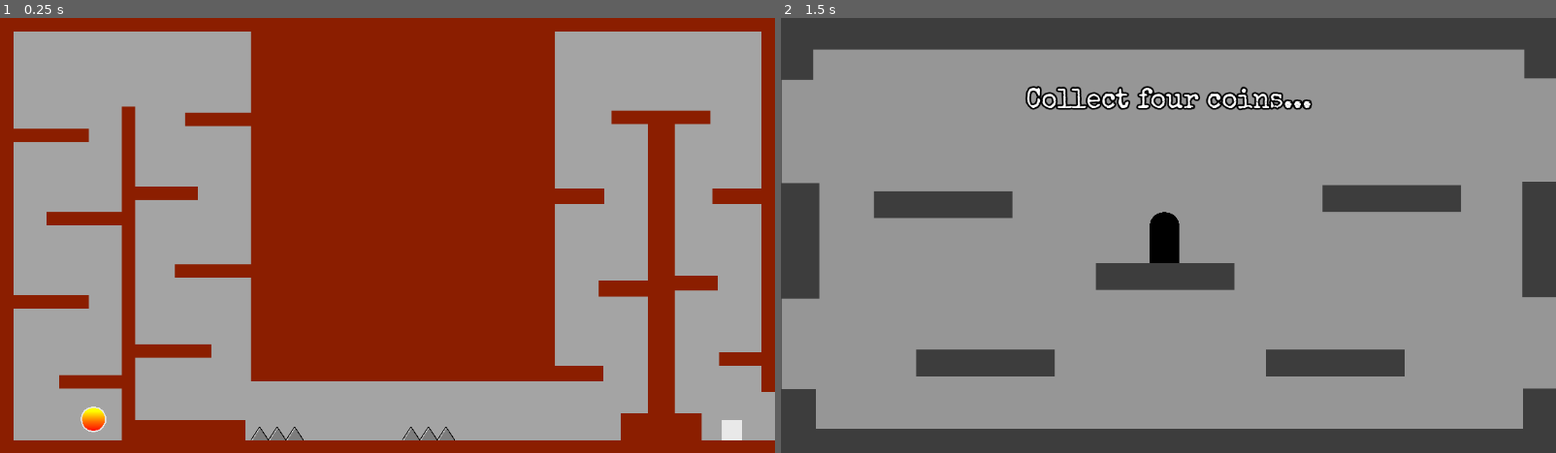
Above: before the commit, frames 1-2 (left to right).
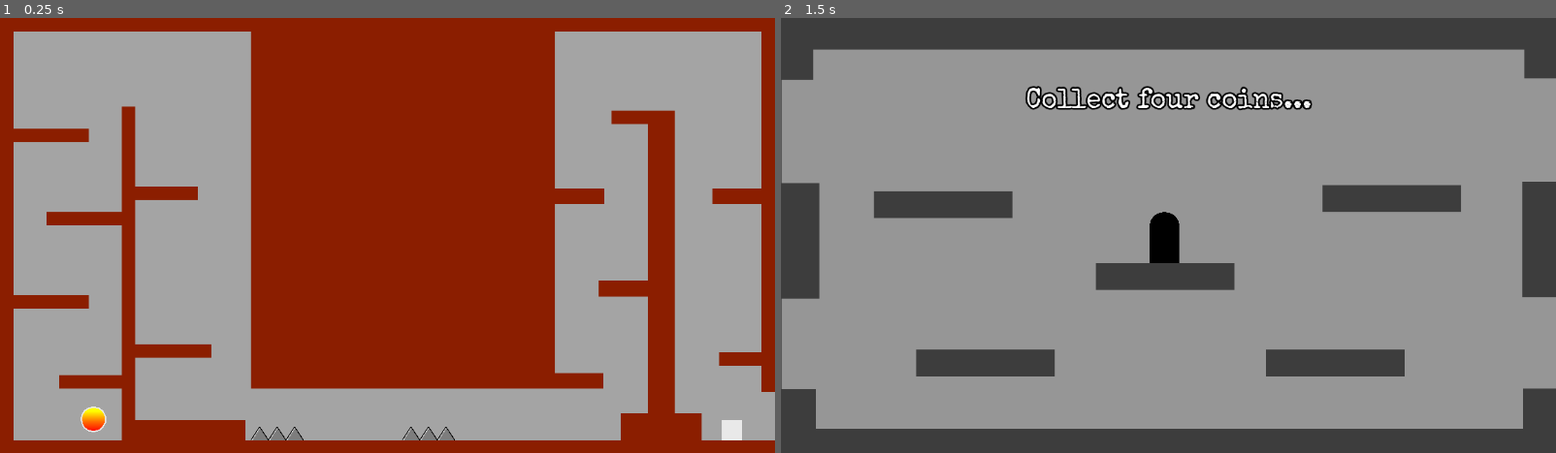
Above: after the commit, the same moments.

Repository: asundar-mags/the-grimstone-digital-tech
Game: Godot game, scene res://scenes/firemap.tscn
The game is run twice, just before and just after one commit, with the same random seed, the same clock (stepped at 60 frames per second) and the same inputs. This scene is started directly instead of the project's main scene.
Inputs:
- Up to frame 1 (0.25 s): no input
- Up to frame 2 (1.5 s): tap Enter at 0.5 s; hold Right (ui_right) from 0.53 s (still down); tap Keypad Enter (ui_accept) at 0.77, 1.25 s

The runs differ from the first frame. In frame 1, 1.9% of the frame differs, in the area x 22-93%, y 21-86%; in frame 2, nothing differs.

Commit message:
Edits to firemap to incorporate more double jump physics, as per alpha testing

Diff:
--- a/the-grimstone/scenes/firemap.tscn
+++ b/the-grimstone/scenes/firemap.tscn
@@ -28,17 +28,14 @@
 [sub_resource type="RectangleShape2D" id="RectangleShape2D_w7dki"]
 size = Vector2(63, 20)
 
-[sub_resource type="RectangleShape2D" id="RectangleShape2D_f5i8p"]
-size = Vector2(64, 22)
-
 [sub_resource type="RectangleShape2D" id="RectangleShape2D_dpp6j"]
 size = Vector2(73, 23)
 
 [sub_resource type="RectangleShape2D" id="RectangleShape2D_2x10e"]
-size = Vector2(147, 20)
+size = Vector2(94, 20)
 
 [sub_resource type="RectangleShape2D" id="RectangleShape2D_555bd"]
-size = Vector2(42, 521)
+size = Vector2(42, 532)
 
 [sub_resource type="RectangleShape2D" id="RectangleShape2D_nbel3"]
 size = Vector2(73, 22.5)
@@ -53,7 +50,7 @@
 size = Vector2(40, 40)
 
 [sub_resource type="RectangleShape2D" id="RectangleShape2D_6aqas"]
-size = Vector2(410.5, 521)
+size = Vector2(410.5, 531)
 
 [sub_resource type="RectangleShape2D" id="RectangleShape2D_uljru"]
 size = Vector2(20, 497)
@@ -63,9 +60,6 @@
 
 [sub_resource type="RectangleShape2D" id="RectangleShape2D_2ifnb"]
 size = Vector2(164, 30)
-
-[sub_resource type="RectangleShape2D" id="RectangleShape2D_csi4w"]
-size = Vector2(98, 20)
 
 [sub_resource type="Gradient" id="Gradient_wrj83"]
 offsets = PackedFloat32Array(0, 0.42207792, 0.83116883)
@@ -117,6 +111,7 @@
 position = Vector2(1088, 614)
 Respawn = NodePath("../Spawn")
 coin = NodePath("../Fire coin")
+max_jumps = 2
 
 [node name="Camera" type="Camera2D" parent="Player" unique_id=737198682]
 limit_left = 0
@@ -152,133 +147,112 @@
 offset_bottom = 629.0
 color = Color(0.54509807, 0.11764706, 0, 1)
 
-[node name="Platform #3" type="ColorRect" parent="." unique_id=930568851]
-offset_left = 275.0
-offset_top = 141.0
-offset_right = 373.0
-offset_bottom = 161.0
-color = Color(0.54509807, 0.11764706, 0, 1)
-
-[node name="Platform #4" type="ColorRect" parent="." unique_id=159645885]
+[node name="Platform #3" type="ColorRect" parent="." unique_id=159645885]
 offset_left = 1069.0
 offset_top = 498.0
 offset_right = 1132.0
 offset_bottom = 518.0
 color = Color(0.54509807, 0.11764706, 0, 1)
 
-[node name="Platform #5" type="ColorRect" parent="." unique_id=1190334349]
+[node name="Platform #4" type="ColorRect" parent="." unique_id=1190334349]
 offset_left = 890.0
 offset_top = 391.0
 offset_right = 963.0
 offset_bottom = 415.0
 color = Color(0.54509807, 0.11764706, 0, 1)
 
-[node name="Platform #6" type="ColorRect" parent="." unique_id=1447809942]
+[node name="Platform #5" type="ColorRect" parent="." unique_id=1447809942]
 offset_left = 825.0
 offset_top = 254.0
 offset_right = 898.0
 offset_bottom = 277.0
 color = Color(0.54509807, 0.11764706, 0, 1)
 
-[node name="Platform #7" type="ColorRect" parent="." unique_id=1086271771]
-offset_left = 1003.0
-offset_top = 384.0
-offset_right = 1067.0
-offset_bottom = 406.0
-color = Color(0.54509807, 0.11764706, 0, 1)
-
-[node name="Platform #8" type="ColorRect" parent="." unique_id=1696774071]
+[node name="Platform #6" type="ColorRect" parent="." unique_id=1696774071]
 offset_left = 201.0
 offset_top = 251.0
 offset_right = 294.0
 offset_bottom = 271.0
 color = Color(0.54509807, 0.11764706, 0, 1)
 
-[node name="Platform #9" type="ColorRect" parent="." unique_id=891408056]
+[node name="Platform #7" type="ColorRect" parent="." unique_id=891408056]
 offset_left = 201.0
 offset_top = 486.0
 offset_right = 314.0
 offset_bottom = 506.0
 color = Color(0.54509807, 0.11764706, 0, 1)
 
-[node name="Platform #10" type="ColorRect" parent="." unique_id=1886537382]
+[node name="Platform #8" type="ColorRect" parent="." unique_id=1886537382]
 offset_left = 825.0
-offset_top = 518.0
+offset_top = 529.0
 offset_right = 897.0
-offset_bottom = 541.0
-color = Color(0.54509807, 0.11764706, 0, 1)
-
-[node name="Platform #11" type="ColorRect" parent="." unique_id=82207532]
+offset_bottom = 552.0
+color = Color(0.54509807, 0.11764706, 0, 1)
+
+[node name="Platform #9" type="ColorRect" parent="." unique_id=82207532]
 offset_left = 181.0
 offset_top = 132.0
 offset_right = 201.0
 offset_bottom = 629.0
 color = Color(0.54509807, 0.11764706, 0, 1)
 
-[node name="Platform #12" type="ColorRect" parent="." unique_id=1600322229]
+[node name="Platform #10" type="ColorRect" parent="." unique_id=1600322229]
 offset_left = 69.0
 offset_top = 289.0
 offset_right = 181.0
 offset_bottom = 309.0
 color = Color(0.54509807, 0.11764706, 0, 1)
 
-[node name="Platform #13" type="ColorRect" parent="." unique_id=1498904228]
+[node name="Platform #11" type="ColorRect" parent="." unique_id=1498904228]
 offset_left = 88.0
 offset_top = 532.0
 offset_right = 181.0
 offset_bottom = 552.0
 color = Color(0.54509807, 0.11764706, 0, 1)
 
-[node name="Platform #14" type="ColorRect" parent="." unique_id=191270663]
+[node name="Platform #12" type="ColorRect" parent="." unique_id=191270663]
 offset_left = 1059.0
 offset_top = 254.0
 offset_right = 1132.0
 offset_bottom = 277.0
 color = Color(0.54509807, 0.11764706, 0, 1)
 
-[node name="Platform #15" type="ColorRect" parent="." unique_id=138892574]
+[node name="Platform #13" type="ColorRect" parent="." unique_id=138892574]
 offset_left = 20.0
 offset_top = 413.0
 offset_right = 132.0
 offset_bottom = 433.0
 color = Color(0.54509807, 0.11764706, 0, 1)
 
-[node name="Platform #16" type="ColorRect" parent="." unique_id=1659267802]
+[node name="Platform #14" type="ColorRect" parent="." unique_id=1659267802]
 offset_left = 20.0
 offset_top = 165.0
 offset_right = 132.0
 offset_bottom = 185.0
 color = Color(0.54509807, 0.11764706, 0, 1)
 
-[node name="Platform #17" type="ColorRect" parent="." unique_id=809785165]
-offset_left = 260.0
-offset_top = 367.0
-offset_right = 373.0
-offset_bottom = 387.0
-color = Color(0.54509807, 0.11764706, 0, 1)
-
-[node name="Platform #18" type="ColorRect" parent="." unique_id=864913016]
+[node name="Platform #15" type="ColorRect" parent="." unique_id=864913016]
 offset_left = 909.0
 offset_top = 138.0
-offset_right = 1056.0
+offset_right = 1003.0
 offset_bottom = 158.0
 color = Color(0.54509807, 0.11764706, 0, 1)
 
-[node name="Platform #19" type="ColorRect" parent="." unique_id=1348103954]
+[node name="Platform #16" type="ColorRect" parent="." unique_id=1348103954]
 offset_left = 783.0
 offset_top = 20.0
 offset_right = 825.0
-offset_bottom = 541.0
-color = Color(0.54509807, 0.11764706, 0, 1)
-
-[node name="Platform #20" type="ColorRect" parent="." unique_id=484222950]
+offset_bottom = 552.0
+color = Color(0.54509807, 0.11764706, 0, 1)
+
+[node name="Platform #17" type="ColorRect" parent="." unique_id=484222950]
 offset_left = 373.0
 offset_top = 20.0
 offset_right = 783.0
-offset_bottom = 541.0
-color = Color(0.54509807, 0.11764706, 0, 1)
-
-[node name="Platform #21" type="ColorRect" parent="." unique_id=350963069]
+offset_bottom = 552.0
+color = Color(0.54509807, 0.11764706, 0, 1)
+
+[node name="Platform #18" type="ColorRect" parent="." unique_id=350963069]
 offset_left = 201.0
 offset_top = 599.0
 offset_right = 365.0
@@ -315,81 +289,69 @@
 position = Vector2(1100.5, 508)
 shape = SubResource("RectangleShape2D_w7dki")
 
-[node name="Platform #3" type="CollisionShape2D" parent="StaticBody2D" unique_id=590391861]
-position = Vector2(1035, 395)
-shape = SubResource("RectangleShape2D_f5i8p")
-
-[node name="Platform #4" type="CollisionShape2D" parent="StaticBody2D" unique_id=1732246398]
+[node name="Platform #3" type="CollisionShape2D" parent="StaticBody2D" unique_id=1732246398]
 position = Vector2(1095.5, 265.5)
 shape = SubResource("RectangleShape2D_dpp6j")
 
-[node name="Platform #5" type="CollisionShape2D" parent="StaticBody2D" unique_id=149037500]
-position = Vector2(982.5, 148)
+[node name="Platform #4" type="CollisionShape2D" parent="StaticBody2D" unique_id=149037500]
+position = Vector2(956, 148)
 shape = SubResource("RectangleShape2D_2x10e")
 
-[node name="Platform #6" type="CollisionShape2D" parent="StaticBody2D" unique_id=1873869301]
-position = Vector2(804, 280.5)
+[node name="Platform #5" type="CollisionShape2D" parent="StaticBody2D" unique_id=1873869301]
+position = Vector2(804, 286)
 shape = SubResource("RectangleShape2D_555bd")
 
-[node name="Platform #7" type="CollisionShape2D" parent="StaticBody2D" unique_id=186799602]
+[node name="Platform #6" type="CollisionShape2D" parent="StaticBody2D" unique_id=186799602]
 position = Vector2(861.5, 265.25)
 shape = SubResource("RectangleShape2D_nbel3")
 
-[node name="Platform #8" type="CollisionShape2D" parent="StaticBody2D" unique_id=1914942241]
+[node name="Platform #7" type="CollisionShape2D" parent="StaticBody2D" unique_id=1914942241]
 position = Vector2(926.25, 403)
 shape = SubResource("RectangleShape2D_bmkop")
 
-[node name="Platform #9" type="CollisionShape2D" parent="StaticBody2D" unique_id=823091654]
-position = Vector2(861, 529.5)
+[node name="Platform #8" type="CollisionShape2D" parent="StaticBody2D" unique_id=823091654]
+position = Vector2(861, 540.5)
 shape = SubResource("RectangleShape2D_xrhu7")
 
-[node name="Platform #10" type="CollisionShape2D" parent="StaticBody2D" unique_id=1330236869]
+[node name="Platform #9" type="CollisionShape2D" parent="StaticBody2D" unique_id=1330236869]
 position = Vector2(943, 609)
 shape = SubResource("RectangleShape2D_aquvw")
 
-[node name="Platform #11" type="CollisionShape2D" parent="StaticBody2D" unique_id=461030351]
-position = Vector2(577.75, 280.5)
+[node name="Platform #10" type="CollisionShape2D" parent="StaticBody2D" unique_id=461030351]
+position = Vector2(578, 286.5)
 shape = SubResource("RectangleShape2D_6aqas")
 
-[node name="Platform #12" type="CollisionShape2D" parent="StaticBody2D" unique_id=895927454]
+[node name="Platform #11" type="CollisionShape2D" parent="StaticBody2D" unique_id=895927454]
 position = Vector2(191, 380.5)
 shape = SubResource("RectangleShape2D_uljru")
 
-[node name="Platform #13" type="CollisionShape2D" parent="StaticBody2D" unique_id=1050860821]
-position = Vector2(317, 377)
-shape = SubResource("RectangleShape2D_21eth")
-
-[node name="Platform #14" type="CollisionShape2D" parent="StaticBody2D" unique_id=1253747096]
+[node name="Platform #12" type="CollisionShape2D" parent="StaticBody2D" unique_id=1253747096]
 position = Vector2(237.5, 261)
 shape = SubResource("RectangleShape2D_21eth")
 
-[node name="Platform #15" type="CollisionShape2D" parent="StaticBody2D" unique_id=1630380665]
+[node name="Platform #13" type="CollisionShape2D" parent="StaticBody2D" unique_id=1630380665]
 position = Vector2(125, 299)
 shape = SubResource("RectangleShape2D_21eth")
 
-[node name="Platform #16" type="CollisionShape2D" parent="StaticBody2D" unique_id=969165989]
+[node name="Platform #14" type="CollisionShape2D" parent="StaticBody2D" unique_id=969165989]
 position = Vector2(144, 542)
 shape = SubResource("RectangleShape2D_21eth")
 
-[node name="Platform #17" type="CollisionShape2D" parent="StaticBody2D" unique_id=698342931]
+[node name="Platform #15" type="CollisionShape2D" parent="StaticBody2D" unique_id=698342931]
 position = Vector2(76, 423)
 shape = SubResource("RectangleShape2D_21eth")
 
-[node name="Platform #18" type="CollisionShape2D" parent="StaticBody2D" unique_id=2073075805]
+[node name="Platform #16" type="CollisionShape2D" parent="StaticBody2D" unique_id=2073075805]
 position = Vector2(76, 175)
 shape = SubResource("RectangleShape2D_21eth")
 
-[node name="Platform #19" type="CollisionShape2D" parent="StaticBody2D" unique_id=146462495]
+[node name="Platform #17" type="CollisionShape2D" parent="StaticBody2D" unique_id=146462495]
 position = Vector2(258, 496)
 shape = SubResource("RectangleShape2D_21eth")
 
-[node name="Platform #20" type="CollisionShape2D" parent="StaticBody2D" unique_id=1127443608]
+[node name="Platform #18" type="CollisionShape2D" parent="StaticBody2D" unique_id=1127443608]
 position = Vector2(283, 614)
 shape = SubResource("RectangleShape2D_2ifnb")
-
-[node name="Platform #21" type="CollisionShape2D" parent="StaticBody2D" unique_id=119636264]
-position = Vector2(324, 151)
-shape = SubResource("RectangleShape2D_csi4w")
 
 [node name="Spike #1" type="Sprite2D" parent="." unique_id=1070053195]
 position = Vector2(663, 619)
